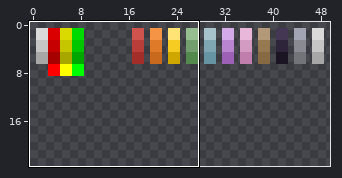
File history of a pixel-art sprite, humanoid/spiritguardian/trimpalettes.png. The first picture is a wide view before the edit; the outline marks the close-up.
Close-up. Before:
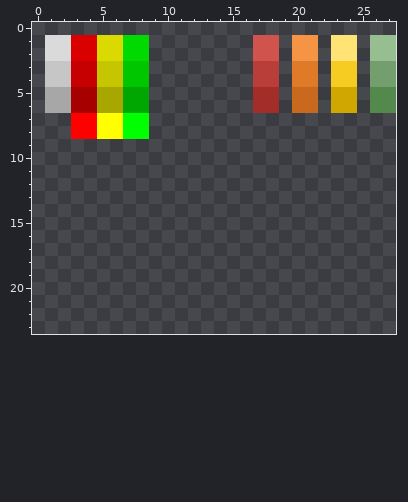
The file is 50x50 pixels. Shown: x 0..27, y 0..23. The old version is drawn lined up with the new one. The wide view leaves out empty margins.
After the commit:
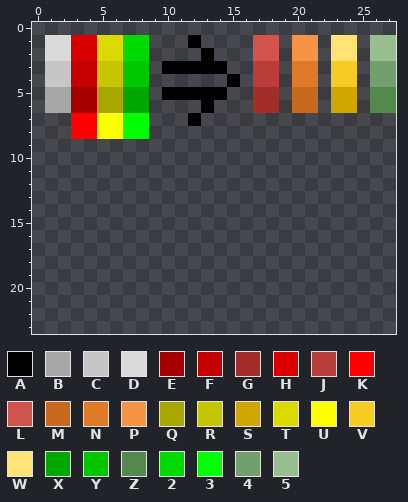
Palette (. is transparent): A #000000  B #a7a7a7  C #c6c6c6  D #dadada  E #a70000  F #c60000  G #a22d29  H #da0000  J #b93d38  K #ff0000  L #d1534d  M #c8691d  N #df7a29  P #f69446  Q #a7a700  R #c6c600  S #d0a700  T #dada00  U #ffff00  V #f6cc23  W #ffe374  X #00a700  Y #00c600  Z #54894d  2 #00da00  3 #00ff00  4 #739e6e  5 #96be91
Edits made:
drawings rearranged on the sheet (the old picture shows each at its new place)
There is now colour A in row 1 at x 12; in row 2 at x 13; in row 3 at x 10 to 14; in row 4 at x 15; in row 5 at x 10 to 14; in row 6 at x 13.
There is now colour A in row 7 at x 12.
